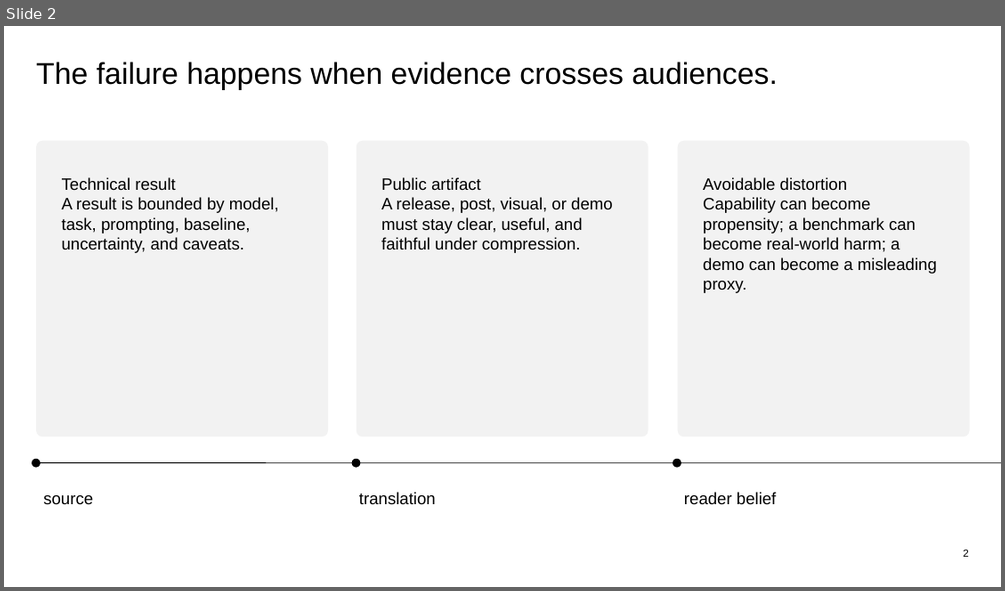
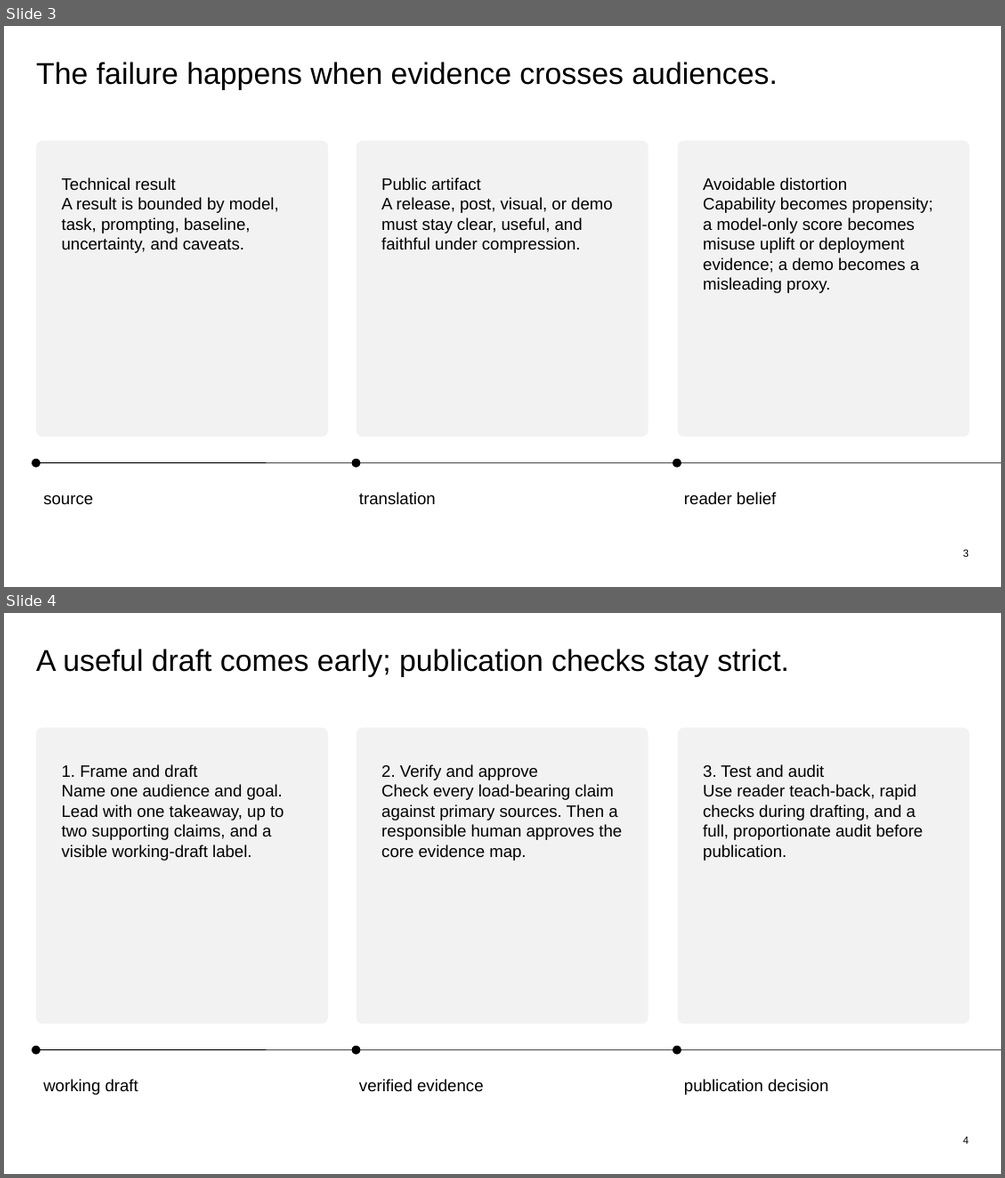
Before and after one commit to mychiffonn/comm-ai-safety, a slide deck: outputs/comm-ai-safety-pitch.pptx. Shown one above the other, each under a label of ours: slide 2 before the commit, slides 3 and 4 after it. The pictures are 1005x591 and 1005x1178 pixels, drawn with LibreOffice and Linux fonts; fonts in the diff are those of the drawing. Boxes give left, top, right and bottom in pixels: in the first picture for what was removed or moved away, otherwise in the second. Text is boxed around its words. In the diff, an @@ line names an element or a change of style, - is before the commit and + after.

```diff
--- a/outputs/comm-ai-safety-pitch.pptx
+++ b/outputs/comm-ai-safety-pitch.pptx
@@ slide 4 added at <box>4,613,1001,1174</box>, background #FFFFFF @@
@@ text added at <box>36,649,789,677</box>, 29 pt, text #000000 @@
+A useful draft comes early; publication checks stay strict.
@@ rounded rectangle added at <box>36,728,328,1023</box>, fill #F2F2F2 @@
@@ rounded rectangle added at <box>356,728,647,1023</box>, fill #F2F2F2 @@
@@ rounded rectangle added at <box>678,728,970,1023</box>, fill #F2F2F2 @@
@@ text added at <box>62,764,284,860</box>, 16 pt, text #000000 @@
+1. Frame and draft
+Name one audience and goal. Lead with one takeaway, up to two supporting claims, and a visible working-draft label.
@@ text added at <box>381,764,622,860</box>, 16 pt, text #000000 @@
+2. Verify and approve
+Check every load-bearing claim against primary sources. Then a responsible human approves the core evidence map.
@@ text added at <box>703,764,923,860</box>, 16 pt, text #000000 @@
+3. Test and audit
+Use reader teach-back, rapid checks during drafting, and a full, proportionate audit before publication.
@@ line added from (32, 1050) to (1001, 1050), #000000 0.75 pt @@
@@ ellipse added at <box>32,1046,40,1054</box>, fill #000000 @@
@@ ellipse added at <box>352,1046,361,1054</box>, fill #000000 @@
@@ ellipse added at <box>672,1046,681,1054</box>, fill #000000 @@
@@ text added at <box>43,1078,138,1094</box>, 16 pt, text #000000 @@
+working draft
@@ text added at <box>359,1078,484,1092</box>, 16 pt, text #000000 @@
+verified evidence
@@ text added at <box>684,1078,828,1094</box>, 16 pt, text #000000 @@
+publication decision
@@ text added at <box>963,1136,968,1143</box>, 10 pt, text #000000 @@
+4
@@ what was slide 2 is now slide 3 @@
@@ slide 3 changed as well @@
@@ text at <box>703,197,933,293</box>: text changed @@
-Capability can become propensity; a benchmark can become real-world harm; a demo can become a misleading proxy.
+Capability becomes propensity; a model-only score becomes misuse uplift or deployment evidence; a demo becomes a misleading proxy.
@@ text at <box>963,549,968,556</box>: text changed @@
-2
+3
```
Also in this commit, not shown: 3 other slides changed, 2 other slides added, 1 slide removed, 20 other files.
